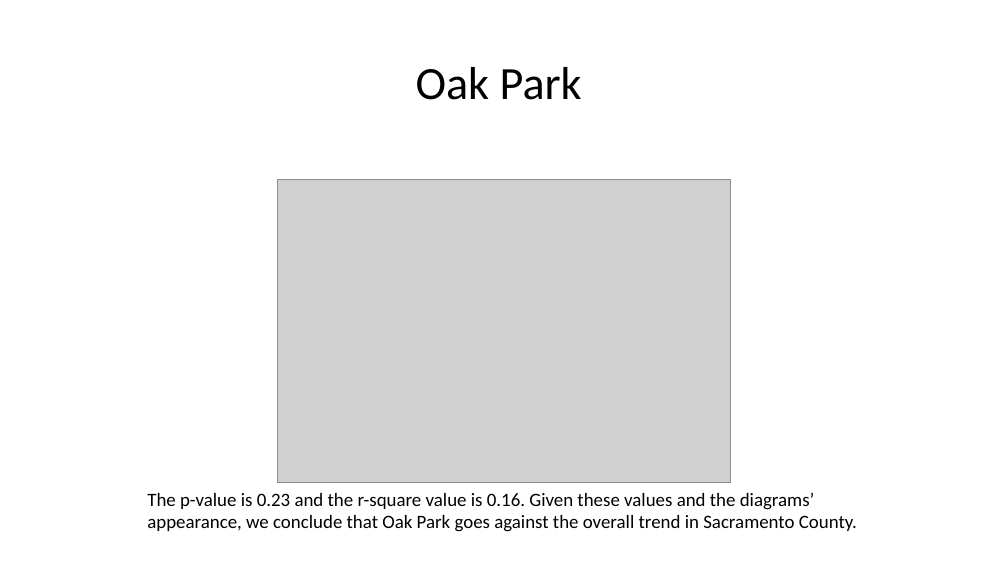
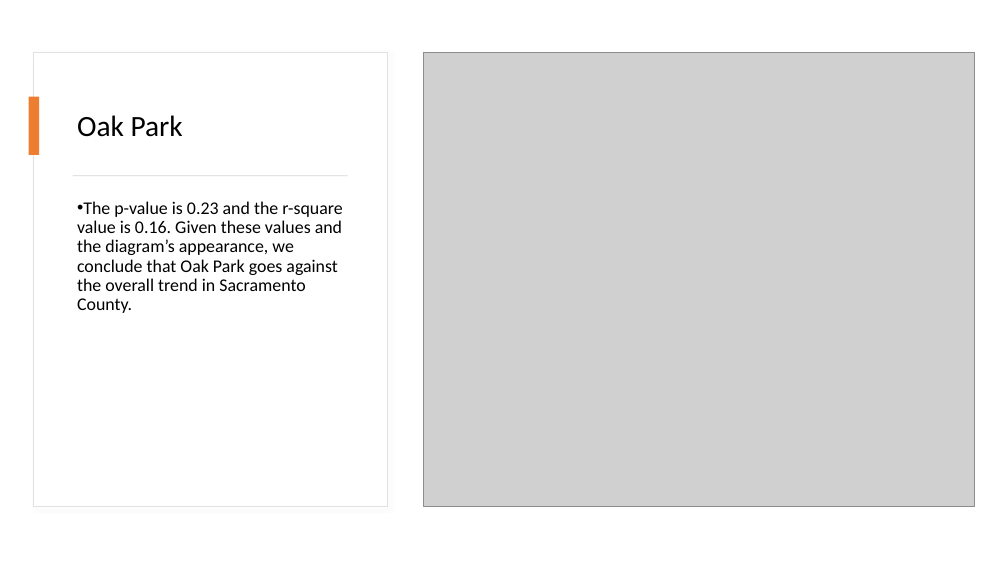
Before and after one commit to sean-galloway/Crime_and_Poverty, a slide deck: slide 14 of Project_1_Presentation.pptx. Drawn at 1008x567 pixels with LibreOffice and Linux fonts; fonts in the diff are those of the drawing; grey boxes stand for pictures. Boxes give left, top, right and bottom in pixels: in the first picture for what was removed or moved away, otherwise in the second. Text is boxed around its words. In the diff, an @@ line names an element or a change of style, - is before the commit and + after.

```diff
--- a/Project_1_Presentation.pptx
+++ b/Project_1_Presentation.pptx
@@ rectangle added at bbox=[34, 52, 388, 507], fill #FFFFFF, outline #E1E1E1 0.75 pt @@
@@ picture: place and size @@
-picture at bbox=[278, 180, 731, 482]
+picture at bbox=[423, 52, 974, 507]
@@ title "Oak Park": place and size @@
-title "Oak Park" at bbox=[416, 67, 582, 100]
+title "Oak Park" at bbox=[77, 115, 183, 137]
@@ title "Oak Park" at bbox=[77, 115, 183, 137]: size 44 to 28 pt; alignment centre to left @@
@@ rectangle added at bbox=[29, 97, 39, 155], fill #ED7D31 @@
@@ rectangle added at bbox=[73, 175, 348, 176], fill #D5D5D5 @@
@@ text at bbox=[77, 201, 342, 313]: text changed; size 18 to 17 pt @@
-The p-value is 0.23 and the r-square value is 0.16. Given these values and the diagrams’ appearance, we conclude that Oak Park goes against the overall trend in Sacramento County.
+• The p-value is 0.23 and the r-square value is 0.16. Given these values and the diagram’s appearance, we conclude that Oak Park goes against the overall trend in Sacramento County.
```
Also in this commit, not shown: 10 other slides changed, 2 slides added, 2 slides removed, 1 other file.
